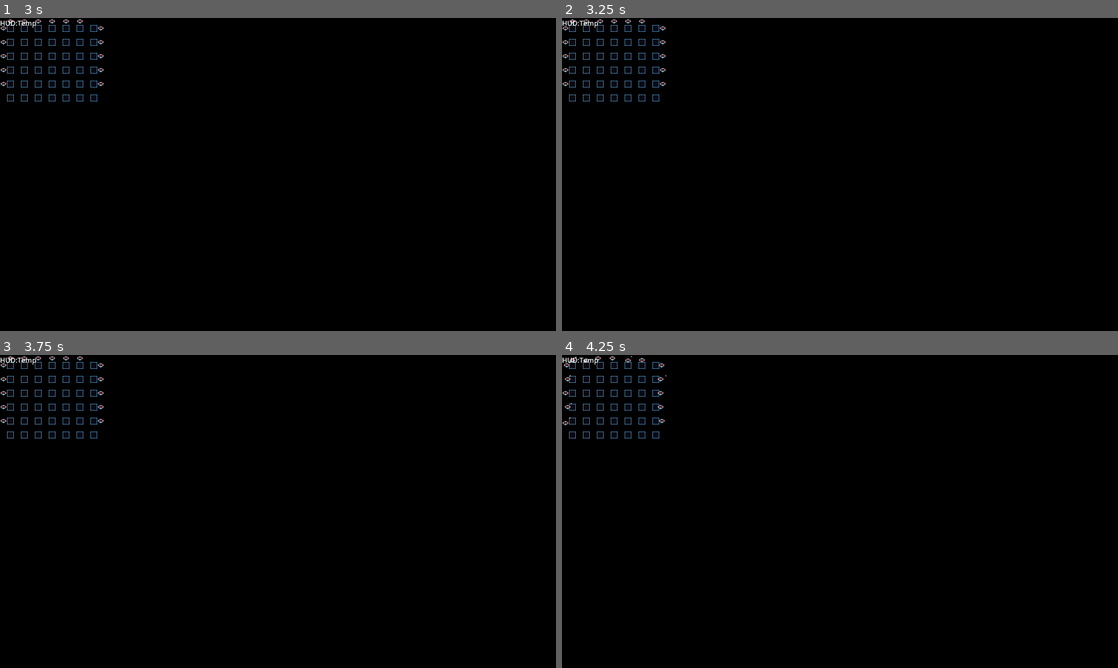
Above: before the commit, frames 1-4 (two rows, left to right).
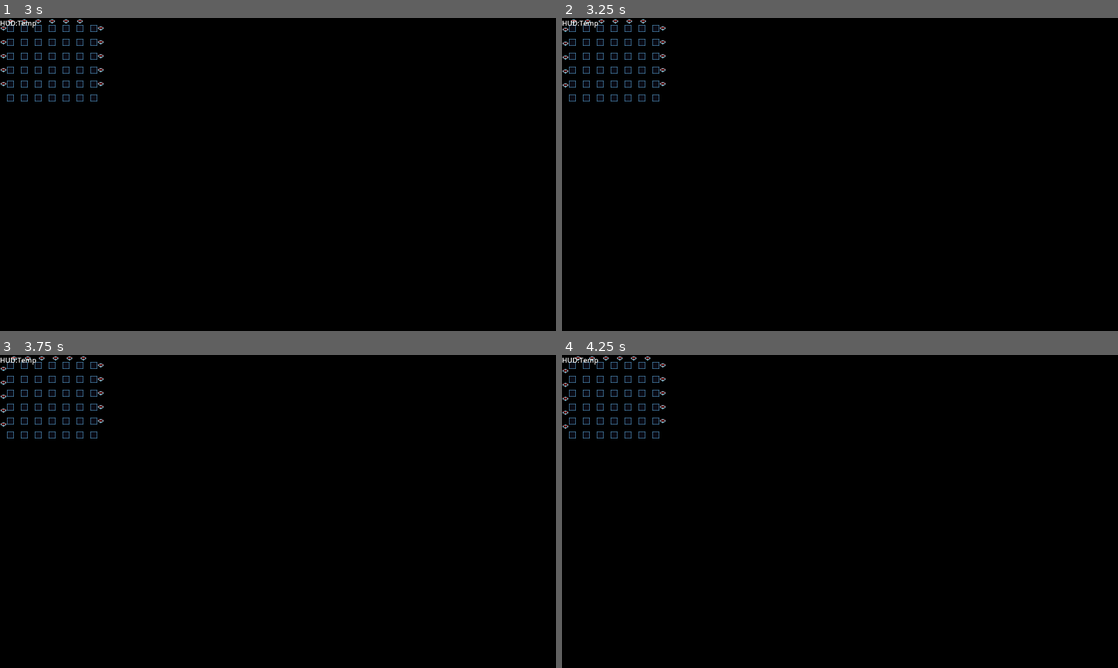
Above: after the commit, the same moments.

Repository: shoggoth/Crossfire
Game: Godot game, scene res://scene/world.tscn
Same seed, same stepped clock (60 frames per second), same inputs: the game is played once before the commit and once after it. The project has no main scene, so this scene is started directly.
Inputs:
- Up to frame 1 (3 s): tap Enter (fire) at 0.5, 1.35, 2.85 s; hold D (right) 0.53-1.28 s; tap Shift (bomb) at 0.6, 2.1 s; hold S (down) 1.28-2.03 s; hold D (right) 2.03-2.78 s; hold W (up) from 2.78 s (still down)
- Up to frame 2 (3.25 s): keep holding W (up)
- Up to frame 3 (3.75 s): release W (up) at 3.53 s; hold A (left) from 3.53 s (still down); tap Shift (bomb) at 3.6 s
- Up to frame 4 (4.25 s): keep holding A (left)

Frame 1 is identical in both runs. In frame 2, 0.1% of the frame differs, in the area x 0-16%, y 0-23%; in frame 3, 0.2%; in frame 4, 0.3%, in the area x 0-19%, y 0-24%.

Commit message:
Enemies hide and lurk movement

Diff:
--- a/scene/enemy.gd
+++ b/scene/enemy.gd
@@ -10,6 +10,7 @@
 func _ready():
 	$Sprite2D.frame = type
 	$StateMachine.set_meta("move_component", $MoveComponent)
+	$StateMachine/Lurk.home_pos = 0.5 * (Vector2.RIGHT if spawn_pos.y == 0 else Vector2.DOWN)
 
 
 func _on_health_component_health_changed(health):
--- a/scene/enemy.tscn
+++ b/scene/enemy.tscn
@@ -29,15 +29,11 @@
 script/source = "extends State
 
 
-var _mc: MoveComponent
-
-
 func _ready():
 	valid_transitions = [\"Lurk\"]
 
 
 func enter_from(from: State, params: Dictionary) -> bool:
-	_mc = sm.get_meta(\"move_component\")
 	$Timer.start()
 	return super.enter_from(from, params)
 
@@ -53,7 +49,9 @@
 
 @export var weapon_component: WeaponComponent
 
+var home_pos: Vector2
 var _mc: MoveComponent
+var _enemy: Enemy
 
 
 func _ready():
@@ -62,12 +60,19 @@
 
 func enter_from(from: State, params: Dictionary) -> bool:
 	_mc = sm.get_meta(\"move_component\")
+	_enemy = sm.get_meta(\"parent_node\")
+	_mc.move(_enemy, home_pos)
 	$Timer.start()
 	return super.enter_from(from, params)
 
 
+func exit_to(state) -> bool:
+	_mc.move(_enemy, -home_pos)
+	return super.exit_to(state)
+
+
 func _on_timer_timeout():
-	change_state(\"Track\")
+	change_state(\"Hide\")
 "
 
 [sub_resource type="GDScript" id="GDScript_vfjmb"]
@@ -270,6 +275,7 @@
 
 [node name="Timer" type="Timer" parent="StateMachine/Hide"]
 process_mode = 3
+wait_time = 3.0
 one_shot = true
 
 [node name="Lurk" type="Node" parent="StateMachine" node_paths=PackedStringArray("weapon_component")]
--- a/src/global.gd
+++ b/src/global.gd
@@ -6,4 +6,4 @@
 
 func quantise(vec: Vector2) -> Vector2:
 	if vec.x && vec.y: vec.x = 0
-	return vec.normalized()
+	return vec
